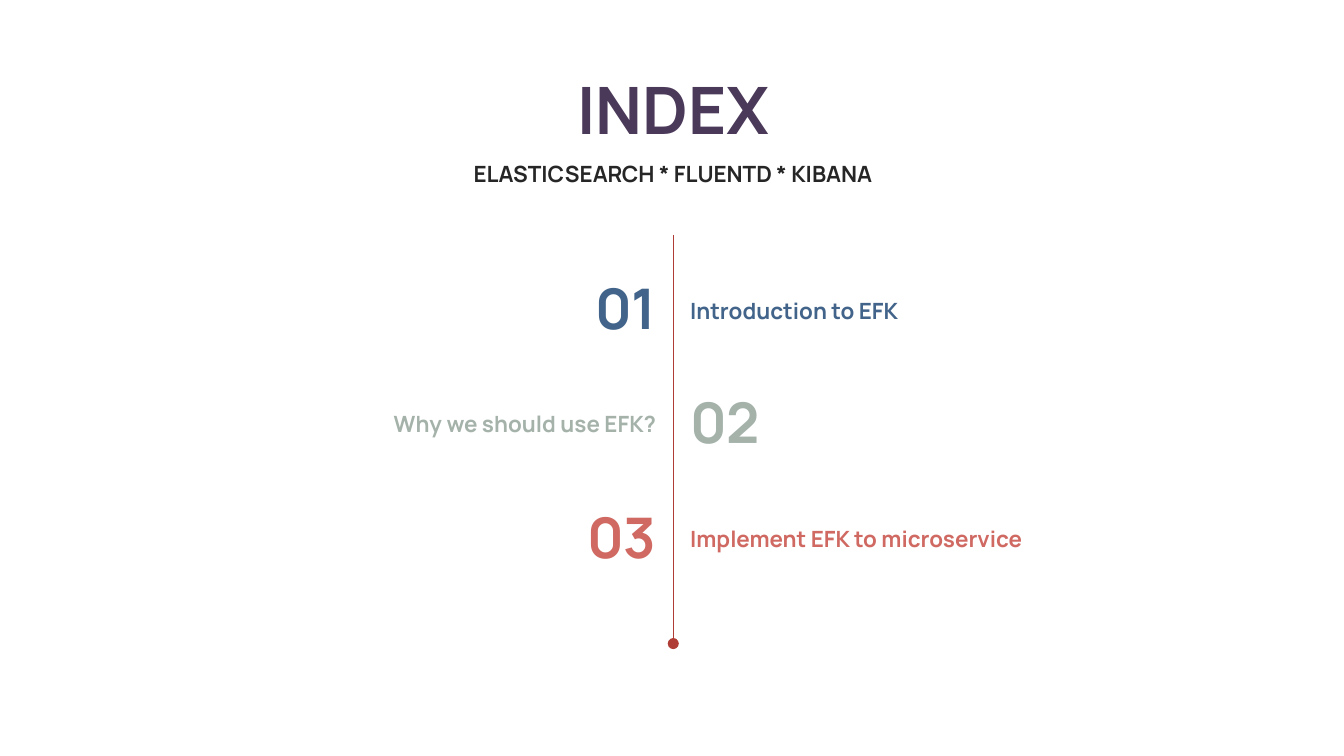
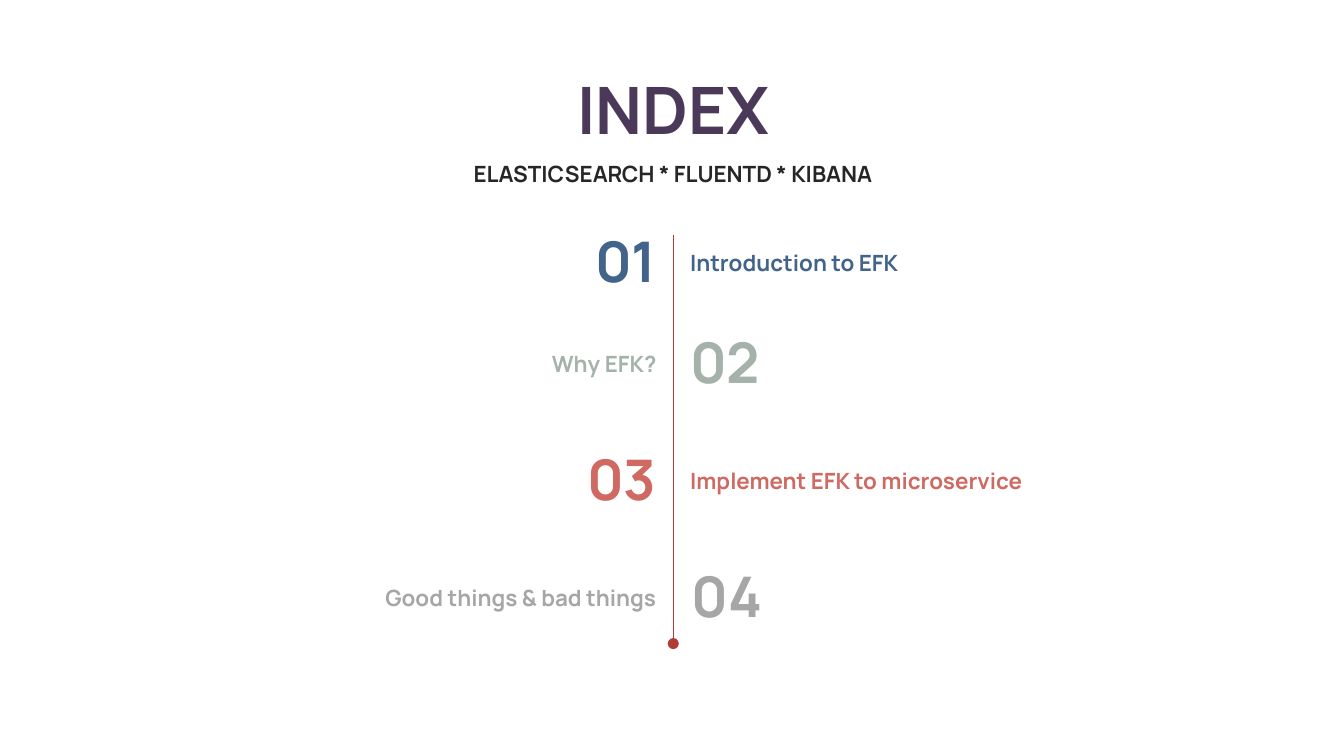
Before and after one commit to truongbb/efk, a slide deck: slide 2 of documents/EFK.pptx. Drawn at 1344x756 pixels with LibreOffice and Linux fonts; fonts in the diff are those of the drawing. Boxes give left, top, right and bottom in pixels: in the first picture for what was removed or moved away, otherwise in the second. Text is boxed around its words. In the diff, an @@ line names an element or a change of style, - is before the commit and + after.

```diff
--- a/documents/EFK.pptx
+++ b/documents/EFK.pptx
@@ text "01": place and size @@
-text "01" at box(595, 288, 656, 330)
+text "01" at box(595, 241, 656, 283)
@@ text "Introduction to EFK": place and size @@
-text "Introduction to EFK" at box(690, 302, 898, 320)
+text "Introduction to EFK" at box(690, 254, 898, 272)
@@ text at box(552, 356, 657, 377): text changed @@
-Why we should use EFK?
+Why EFK?
@@ text "02": place and size @@
-text "02" at box(690, 402, 760, 444)
+text "02" at box(690, 342, 760, 384)
@@ text "03": place and size @@
-text "03" at box(587, 517, 656, 559)
+text "03" at box(587, 459, 656, 501)
@@ text "Implement EFK to microservice": place and size @@
-text "Implement EFK to microservice" at box(690, 530, 1022, 553)
+text "Implement EFK to microservice" at box(690, 472, 1022, 495)
@@ text added at box(385, 590, 656, 612), 12 pt, text #A6A6A6, bold @@
+Good things & bad things
@@ text added at box(691, 576, 762, 618), 30 pt, text #A6A6A6, bold @@
+04
```
Also in this commit, not shown: 17 other slides changed, 7 slides added, 10 other files.
